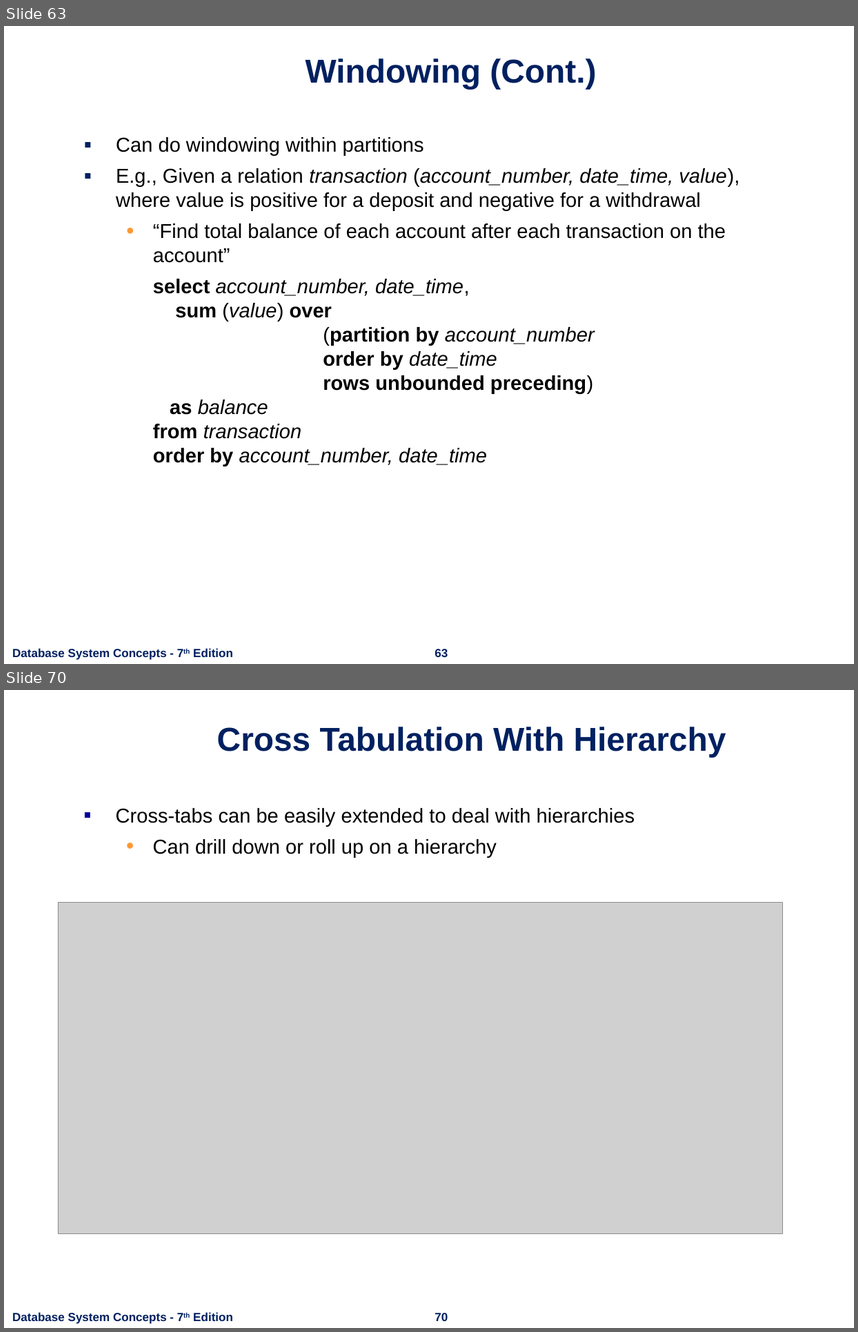
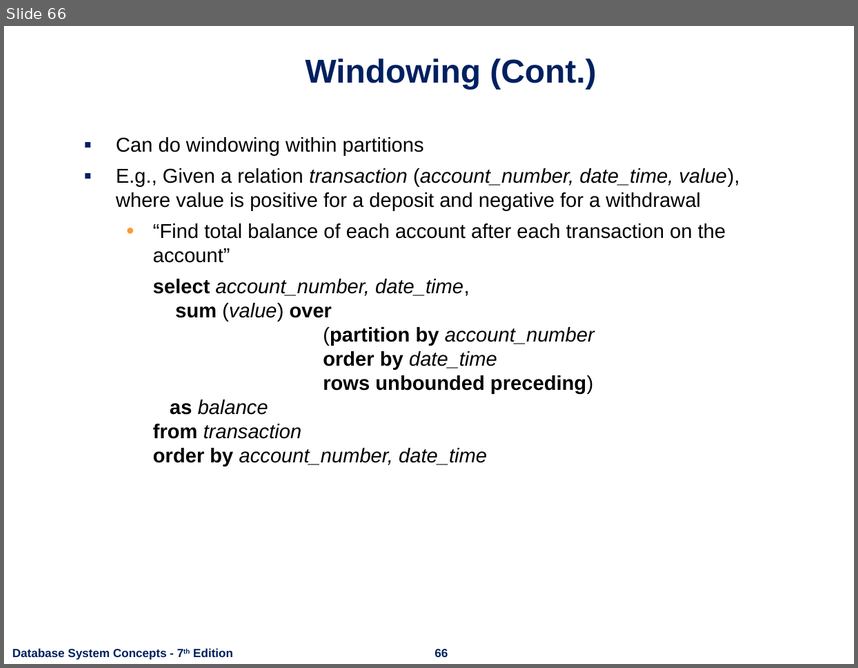
Before and after one commit to nashurgessa/DB-practices, a slide deck: Slides/L18-24 Advanced SQL.pptx. Shown one above the other, each under a label of ours: slides 63 and 70 before the commit, slide 66 after it; the slides between them are not shown. The pictures are 858x1332 and 858x668 pixels, drawn with LibreOffice and Linux fonts; fonts in the diff are those of the drawing; grey boxes stand for pictures; background and template pictures are left out. Boxes give left, top, right and bottom in pixels: in the first picture for what was removed or moved away, otherwise in the second. Text is boxed around its words. In the diff, an @@ line names an element or a change of style, - is before the commit and + after.

```diff
--- a/Slides/L18-24 Advanced SQL.pptx
+++ b/Slides/L18-24 Advanced SQL.pptx
@@ slide 70 removed at <box>4,690,854,1328</box>, background #FFFFFF; not listed: 2 template elements that a slide beside it also shows @@
@@ title removed at <box>217,727,726,757</box> @@
-Cross Tabulation With Hierarchy
@@ text removed at <box>116,808,635,857</box> @@
-▪ Cross-tabs can be easily extended to deal with hierarchies
-  • Can drill down or roll up on a hierarchy
@@ picture removed at <box>59,903,783,1234</box> @@
@@ what was slide 63 is now slide 66 @@
@@ page number at <box>435,648,448,657</box>: text changed @@
-63
+66
```
Also in this commit, not shown: 3 slides changed, 3 slides added, 16 other slides removed, 7 other files.
